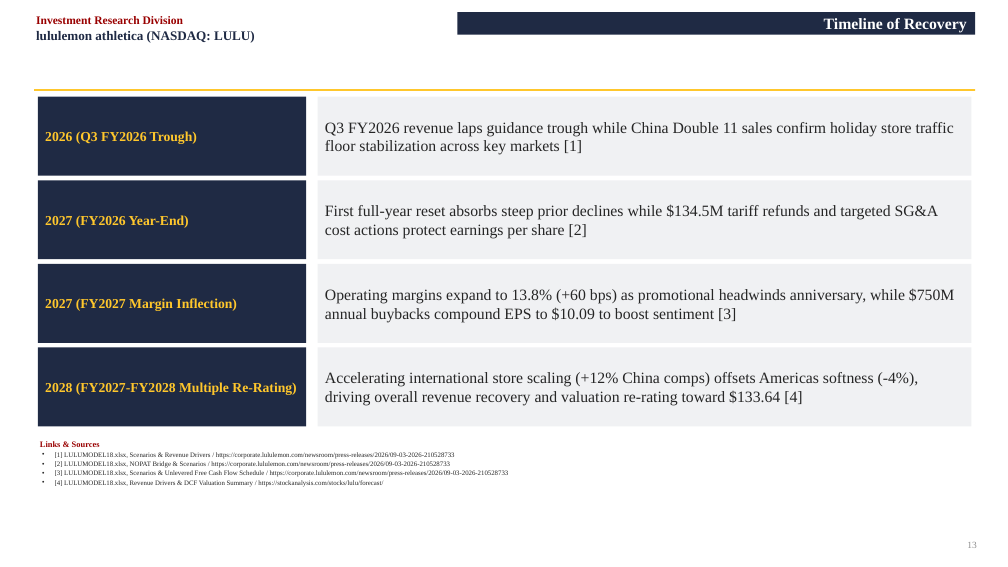
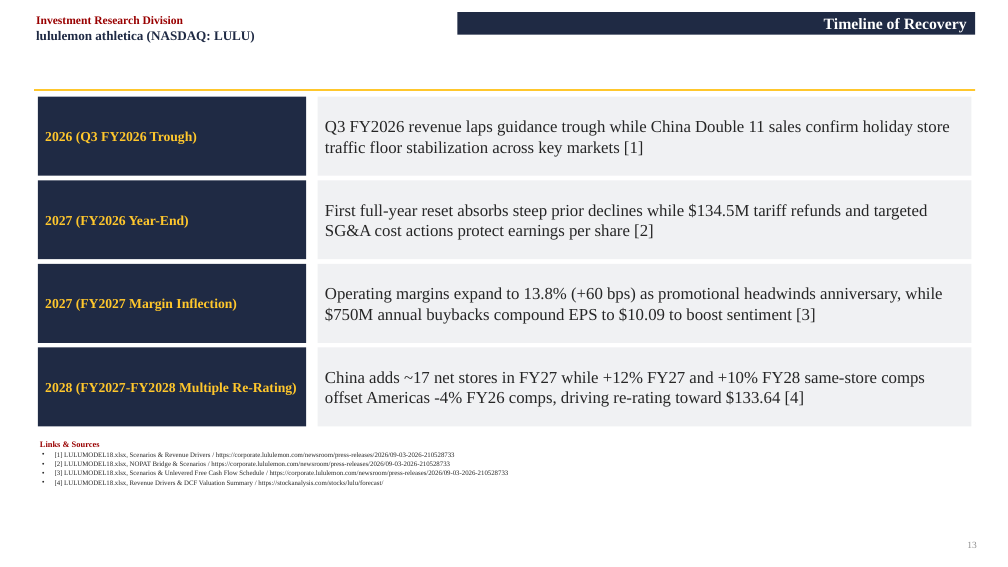
Before and after one commit to vengeanceaiUSC/RM, a slide deck: slide 13 of LULU/LULU_Investment_Pitch_Deck.pptx. Drawn at 1008x567 pixels with LibreOffice and Linux fonts; fonts in the diff are those of the drawing. Boxes give left, top, right and bottom in pixels: in the first picture for what was removed or moved away, otherwise in the second. Text is boxed around its words. In the diff, an @@ line names an element or a change of style, - is before the commit and + after.

```diff
--- a/LULU/LULU_Investment_Pitch_Deck.pptx
+++ b/LULU/LULU_Investment_Pitch_Deck.pptx
@@ size 15 to 16 pt in 3 elements at (318, 97, 972, 175), (318, 180, 972, 259), (318, 264, 972, 343) @@
@@ text in rectangle at (325, 371, 925, 407): text changed; size 15 to 16 pt @@
-Accelerating international store scaling (+12% China comps) offsets Americas softness (-4%), driving overall revenue recovery and valuation re-rating toward $133.64 [4]
+China adds ~17 net stores in FY27 while +12% FY27 and +10% FY28 same-store comps offset Americas -4% FY26 comps, driving re-rating toward $133.64 [4]
```
Also in this commit, not shown: 3 other slides changed, 3 other files.
